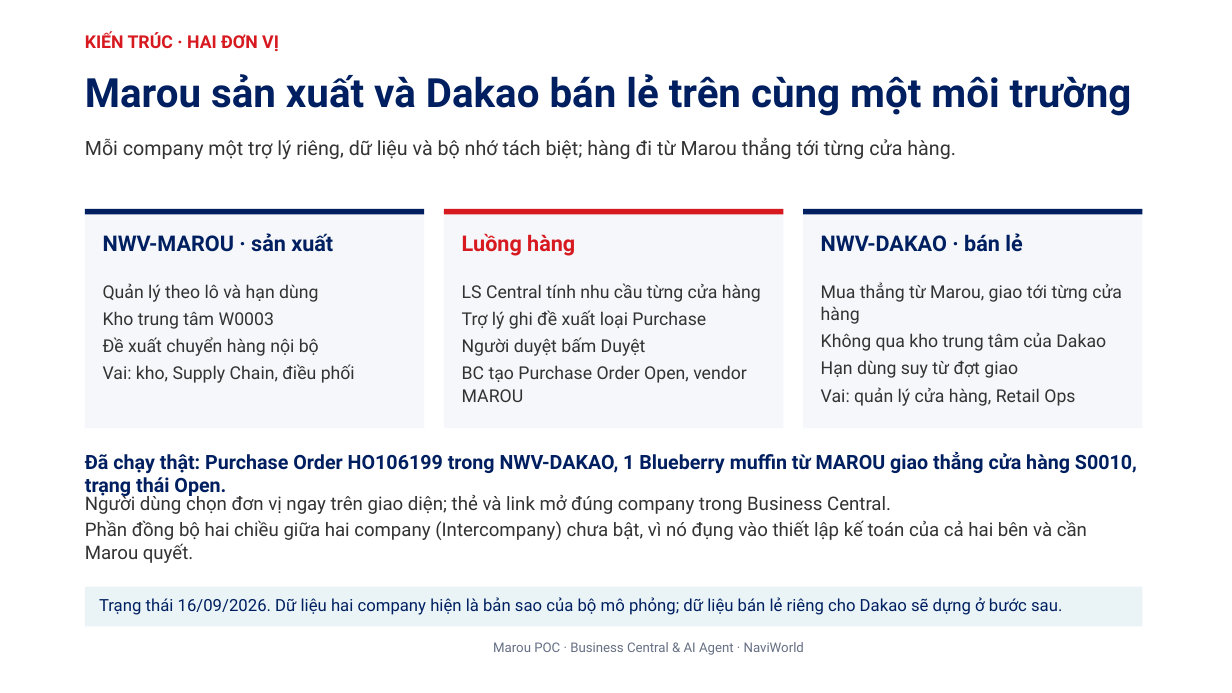
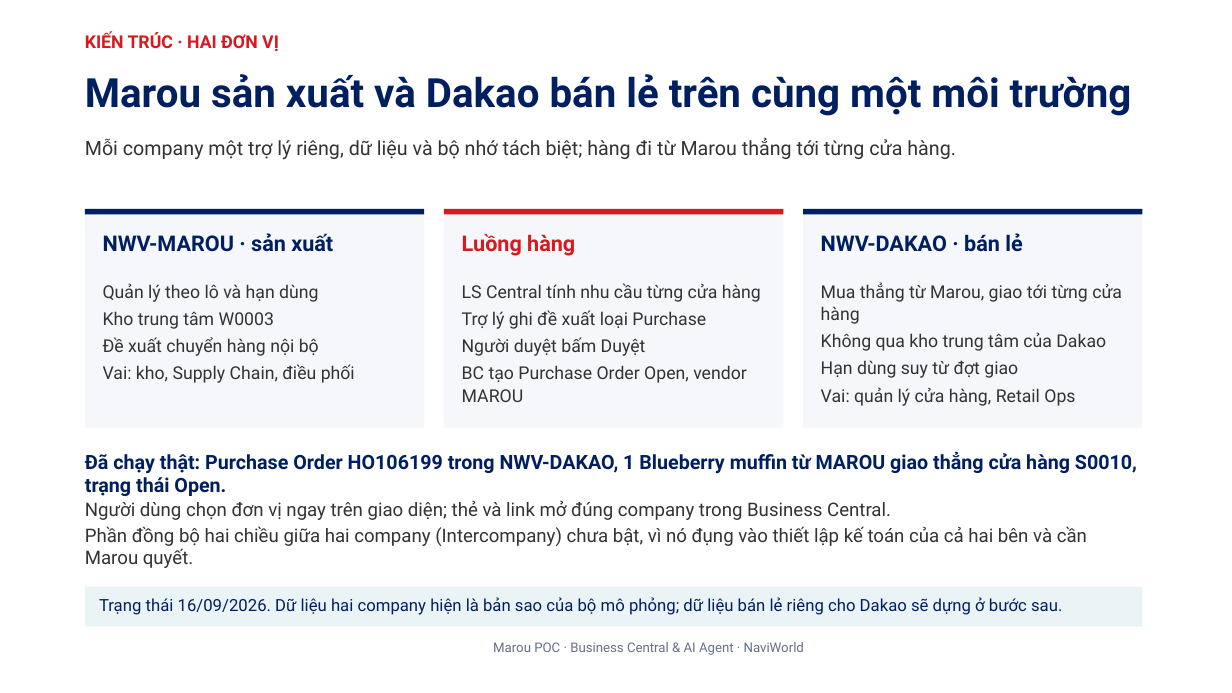
Before and after one commit to dinhtiendungerp/ops-assistant, a slide deck: slide 6 of docs/12 Marou POC - Kien truc va kich ban UC2 (slide).pptx. Drawn at 1232x693 pixels with LibreOffice and Linux fonts; fonts in the diff are those of the drawing; background and template pictures are left out. Boxes give left, top, right and bottom in pixels: in the first picture for what was removed or moved away, otherwise in the second. Text is boxed around its words. In the diff, an @@ line names an element or a change of style, - is before the commit and + after.

```diff
--- a/docs/12 Marou POC - Kien truc va kich ban UC2 (slide).pptx
+++ b/docs/12 Marou POC - Kien truc va kich ban UC2 (slide).pptx
@@ text "Người dùng chọn đơn vị ...": place and size @@
-text "Người dùng chọn đơn vị ..." at box(85, 493, 1087, 563)
+text "Người dùng chọn đơn vị ..." at box(85, 501, 1087, 568)
```
Also in this commit, not shown: 20 other slides changed, 14 other files.
